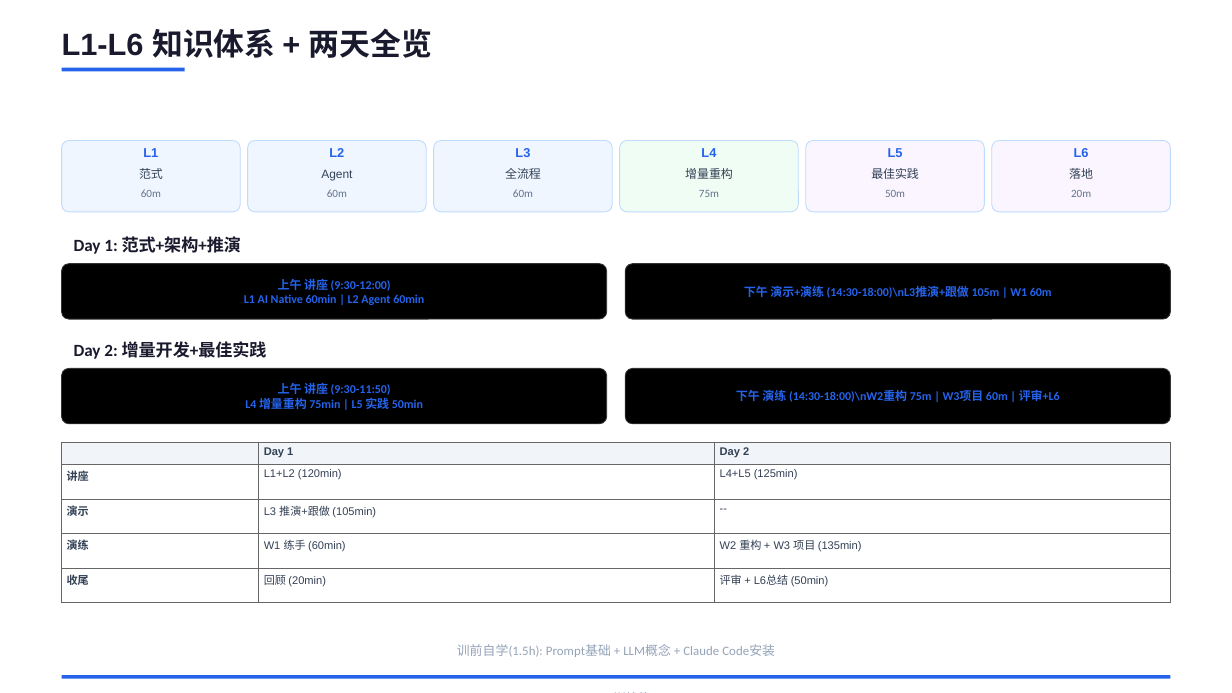
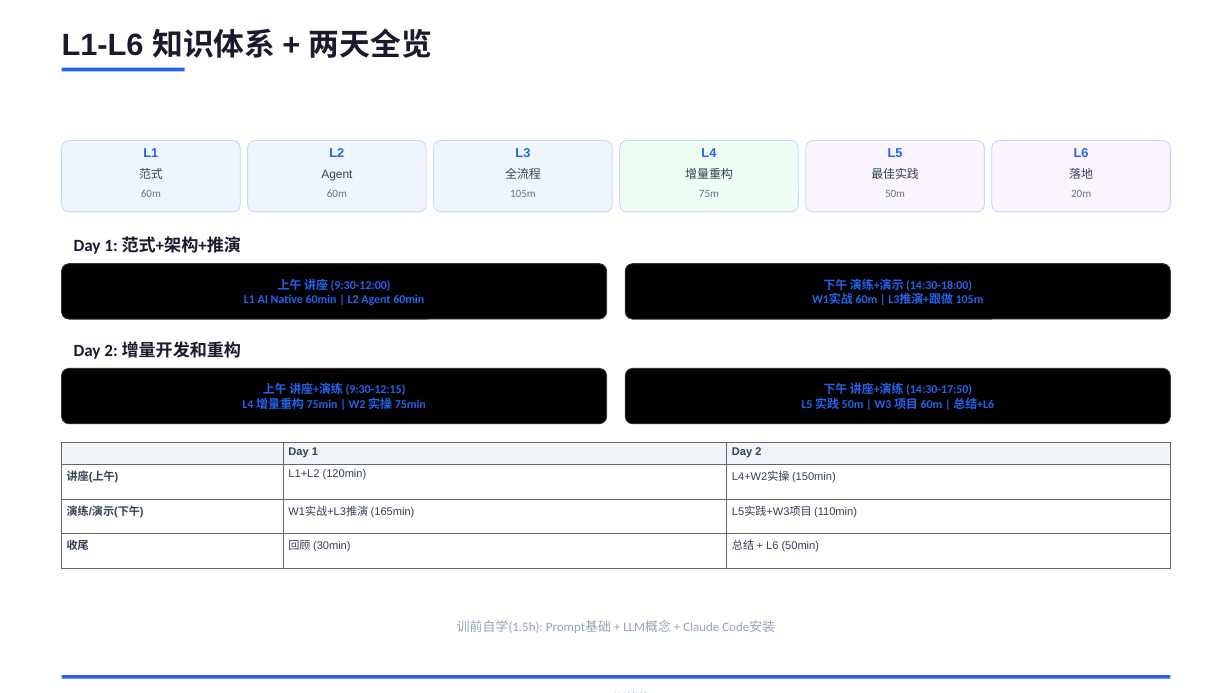
Before and after one commit to JungleTestLabs/ai-coding-training, a slide deck: slide 2 of docs/AI-Native-训战营-介绍与日程.pptx. Drawn at 1232x693 pixels with LibreOffice and Linux fonts; fonts in the diff are those of the drawing. Boxes give left, top, right and bottom in pixels: in the first picture for what was removed or moved away, otherwise in the second. Text is boxed around its words. In the diff, an @@ line names an element or a change of style, - is before the commit and + after.

```diff
--- a/docs/AI-Native-训战营-介绍与日程.pptx
+++ b/docs/AI-Native-训战营-介绍与日程.pptx
@@ text at [510, 190, 536, 197]: text changed @@
-60m
+105m
@@ text at [812, 279, 984, 307]: text changed @@
-下午 演示+演练 (14:30-18:00)\nL3推演+跟做 105m | W1 60m
+下午 演练+演示 (14:30-18:00)
+W1实战 60m | L3推演+跟做 105m
@@ text at [74, 341, 241, 359]: text changed @@
-Day 2: 增量开发+最佳实践
+Day 2: 增量开发和重构
@@ text at [242, 383, 426, 411]: text changed @@
-上午 讲座 (9:30-11:50)
-L4 增量重构 75min | L5 实践 50min
+上午 讲座+演练 (9:30-12:15)
+L4 增量重构 75min | W2 实操 75min
@@ text at [801, 383, 994, 409]: text changed @@
-下午 演练 (14:30-18:00)\nW2重构 75m | W3项目 60m | 评审+L6
+下午 讲座+演练 (14:30-17:50)
+L5 实践 50m | W3 项目 60m | 总结+L6
@@ table at [62, 442, 1170, 565] @@
-row 2: 讲座 | L1+L2 (120min) | L4+L5 (125min)
-row 3: 演示 | L3 推演+跟做 (105min) | --
-row 4: 演练 | W1 练手 (60min) | W2 重构 + W3 项目 (135min)
-row 5: 收尾 | 回顾 (20min) | 评审 + L6总结 (50min)
+row 2: 讲座(上午) | L1+L2 (120min) | L4+W2实操 (150min)
+row 3: 演练/演示(下午) | W1实战+L3推演 (165min) | L5实践+W3项目 (110min)
+row 4: 收尾 | 回顾 (30min) | 总结 + L6 (50min)
@@ text "训前自学(1.5h): Prompt基础 + LLM概念 + ...": place and size @@
-text "训前自学(1.5h): Prompt基础 + LLM概念 + ..." at [457, 644, 775, 657]
+text "训前自学(1.5h): Prompt基础 + LLM概念 + ..." at [457, 620, 775, 633]
```
Also in this commit, not shown: 5 other slides changed, 2 other files.
